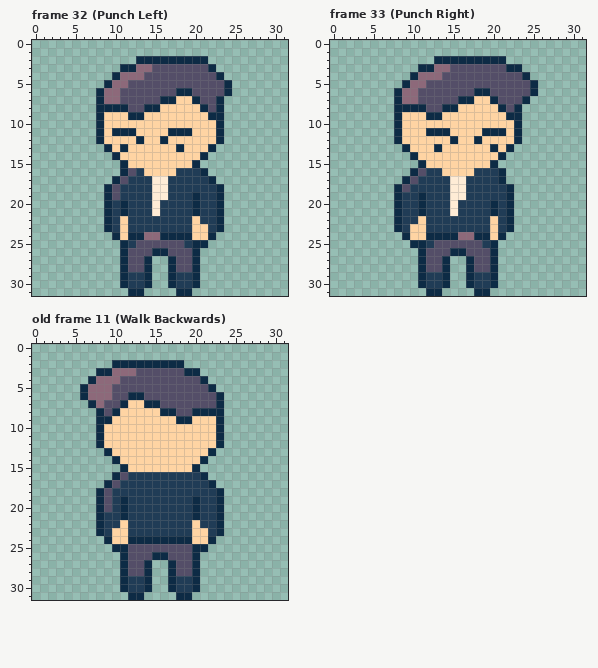
A pixel-art file gets an edit: assets/Mafia_Goonie.aseprite. The first picture shows the starting point.
32x32 pixels, 33 frames. Shown: frame 32 (Punch Left), frame 33 (Punch Right), old frame 11 (Walk Backwards). The commit also changed other frames, which this record leaves out.
Now the later version:
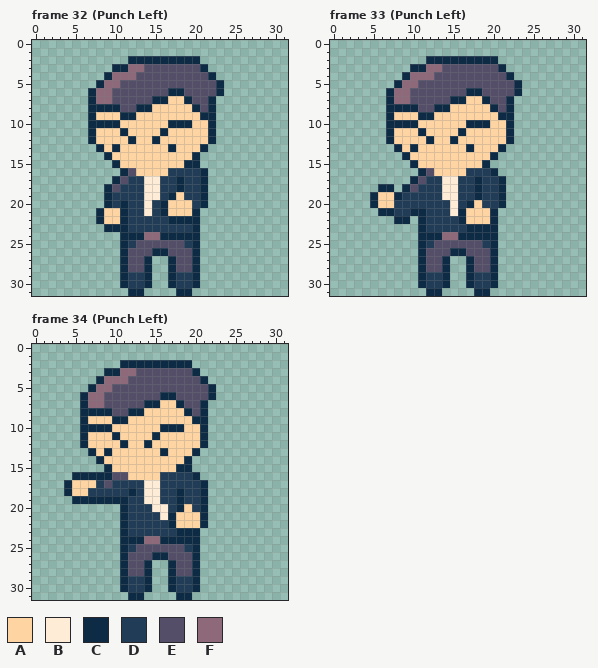
Palette (. is transparent): A #ffd4a3  B #ffecd6  C #0d2b45  D #203c56  E #544e68  F #8d697a
A new or re-ordered frame is compared with the old frame closest to it.
Commit message: Added Left/Right Punch Anim
Change:
frames 33 -> 41
Changed rows in their new state; - is an unchanged pixel.
Frame 32 (Punch Left), layers "Head", "Arms", "Torso":
first column x 7:
 2 -----C--------.---
 3 ---C-F-E------C.--
 4 --CF--E--------C.-
 5 -CF-E-----------C.
 6 CF-E------C-E---C.
 7 CF-E----C-A-CE-C.-
 8 C---E-C-A----CEC.-
 9 CA--C-A-------C-.-
10 C-CC------CCC--C.-
11 CA-A-A---CAAA--C.-
12 CA---CA-CA-----C.-
13 -CACA-----CA--C.--
14 --CA---------C.---
15 ---CA-------C-----
16 ------A---D-------
17 -------B-D-C--C.--
18 -------B-D-C--C..-
19 ---D---B-DCA-DC..-
20 -------BDCAAADC..-
21 -CAA---BDCAAA-...-
22 -CAAC-----CCCC...-
23 ---CC--------C...-
24 ---.C--------C..--
25 --------------.---
Frame 33 (Punch Left):
first column x 5:
 2 -------C--------.----
 3 -----C-F-E------C..--
 4 ----CF--E--------C..-
 5 ---CF-E-----------C..
 6 --CF-E------C-E---C..
 7 --CF-E----C-A-CE-C..-
 8 --C---E-C-A----CEC.--
 9 --CA--C-A-------C-.--
10 --C-CC------CCC--C.--
11 --CA--CAAA-C--AAAC.--
12 --CA---C-----A---C.--
13 ---CAC--A---C--AC.---
14 ----CA---------C.----
15 -----CA-------C.-----
16 -----.CEA---D--C.----
17 ----.CE--B-D-C-------
18 -CC.CE---B-D-C--C.---
19 CAA---D--B-D-C--C.---
20 CAAD--D-----CA-DC.---
21 -CCD-C-----CAAA-..---
22 ----C.C----CAAAC..---
23 ---...C-----CCCC..---
24 ----..C--FFCC--C.----
25 -----.---------------
Frame 34 (Punch Left) is new; against old frame 11 (Walk Backwards):
first column x 4:
 2 ------.--------C----
 3 ----.-C--------E----
 4 ---.C--F------------
 5 --.C----------------
 6 -----E--EE--CC----C.
 7 --CF---EEE--AAC--C..
 8 --CC-CEECC--AAACE-..
 9 --CAAACC------AACC..
10 --CC-C------CCC--C..
11 --CAA-C----C-----C..
12 --CAA--C--C------C..
13 ---CA-------C---C..-
14 ----CAA--------C..--
15 -----CAA------CC.---
16 -CCCCCE-AAAA----C.--
17 CAAADED---BB-----C.-
18 CAADDD--C-BB--C--C..
19 -CCC-CC---BB--C-DC..
20 ----...----BB-CADC..
21 ----...-----BCAAAC..
22 ----...C-----CAA-C..
23 ----...C------CCC...
24 -----..C--FF----C..-
25 ------.-D------D-.--
Pixel boxes of the changes (left, top, right, bottom) in both pictures:
changed: (88, 56, 232, 248)
changed: (370, 56, 538, 248)
changed: (64, 360, 224, 552)
